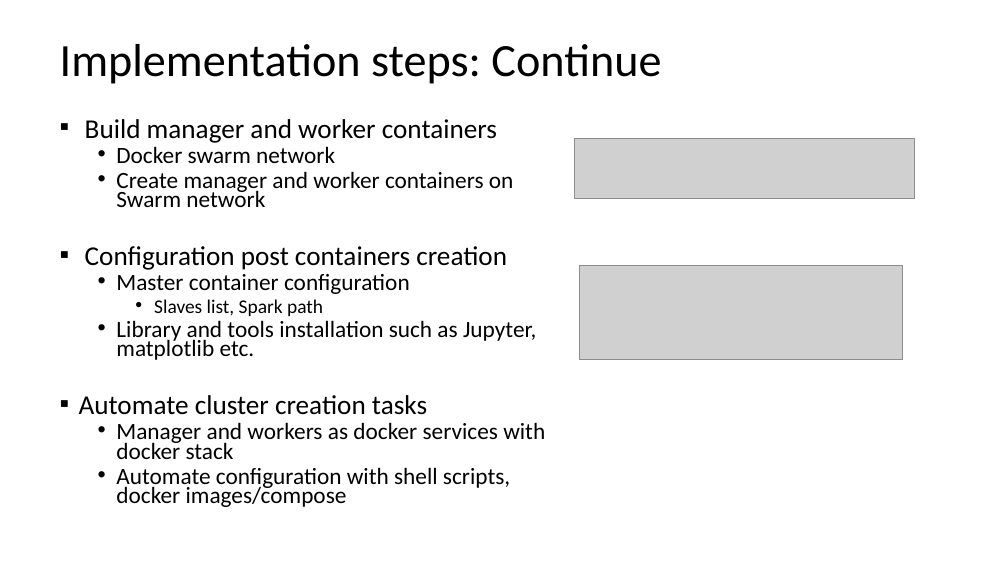
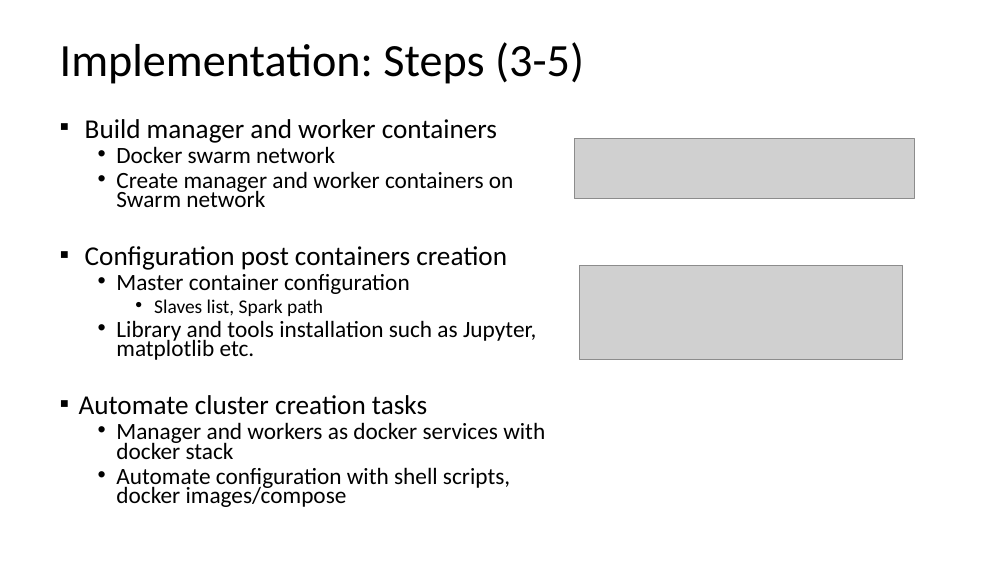
Before and after one commit to gprasad09/Apache-Spark-Cluster-Project, a slide deck: slide 10 of misc/ProjectReports-In progress/TermProject.pptx. Drawn at 1008x567 pixels with LibreOffice and Linux fonts; fonts in the diff are those of the drawing; grey boxes stand for pictures. Boxes give left, top, right and bottom in pixels: in the first picture for what was removed or moved away, otherwise in the second. Text is boxed around its words. In the diff, an @@ line names an element or a change of style, - is before the commit and + after.

```diff
--- a/misc/ProjectReports-In progress/TermProject.pptx
+++ b/misc/ProjectReports-In progress/TermProject.pptx
@@ title at box(60, 42, 584, 84): text changed @@
-Implementation steps: Continue
+Implementation: Steps (3-5)
```
Also in this commit, not shown: 8 other slides changed.
